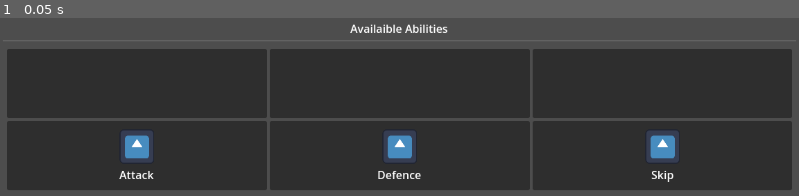
Above: before the commit, frame 1.
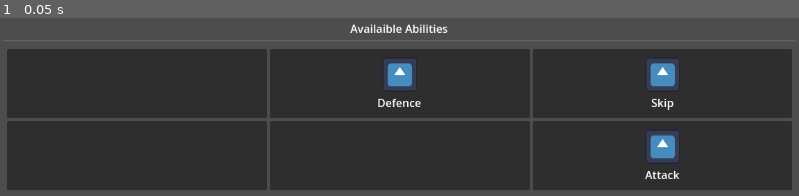
Above: after the commit, the same moment.

Repository: byKrem/WizardClip
Game: Godot game, scene res://Scenes/UI/abilities_menu.tscn
Two runs of this game, one before a commit and one after it. Both use one fixed random seed, a clock stepped at 60 frames per second and the inputs below. The project has no main scene, so this scene is started directly. The engine's default icon, where the game draws it, is replaced by a stand-in: a white triangle on a blue panel in a dark square.
Inputs:
- Up to frame 1 (0.05 s): no input

The runs differ from the first frame. In frame 1, 3.4% of the frame differs, in the area x 14-85%, y 23-93%.

Commit message:
Started creating battle screen

Diff:
--- /dev/null
+++ b/Scenes/Components/health_component.gd
@@ -0,0 +1,42 @@
+class_name HealthComponent
+extends Node
+
+signal health_run_out()
+signal health_lost(old_val: int, new_val: int)
+signal health_gain(old_val: int, new_val: int)
+signal health_changed(old_val: int, new_val: int)
+signal overheal(value : int)
+
+@export_category("Health Value")
+@export var max_health : int = 5
+
+var _current_health : int = 5
+
+func _ready() -> void:
+	_current_health = max_health
+
+func take_damage(damage : int):
+	_set_health_value(_current_health - damage)
+
+func heal_health(value : int):
+	_set_health_value(_current_health + value)
+
+func _set_health_value(new_value : int):
+	if new_value == _current_health:
+		return
+
+	var old_value = _current_health
+	_current_health = clampi(new_value, 0, max_health)
+
+	var health_difference = new_value - old_value
+
+	if health_difference < 0:
+		health_lost.emit(old_value, new_value)
+	else:
+		health_gain.emit(old_value, new_value)
+		if new_value > max_health:
+			overheal.emit(new_value - max_health)
+
+	health_changed.emit(old_value, _current_health)
+	if _current_health <= 0:
+		health_run_out.emit()
--- /dev/null
+++ b/Scenes/Components/health_component.tscn
@@ -0,0 +1,6 @@
+[gd_scene load_steps=2 format=3 uid="uid://udmb4o84e268"]
+
+[ext_resource type="Script" path="res://Scenes/Components/health_component.gd" id="1_1p63h"]
+
+[node name="HealthComponent" type="Node"]
+script = ExtResource("1_1p63h")
--- /dev/null
+++ b/Scenes/Entities/player.tscn
@@ -0,0 +1,27 @@
+[gd_scene load_steps=5 format=3 uid="uid://c2dd1rl2jugl0"]
+
+[ext_resource type="Script" uid="uid://b2k5luvuwc0p" path="res://Scripts/Player.gd" id="1_nqm6o"]
+[ext_resource type="Texture2D" uid="uid://kg25mk8ocp3g" path="res://Assets/Images/tmpChar2.png" id="2_qbyki"]
+[ext_resource type="PackedScene" uid="uid://udmb4o84e268" path="res://Scenes/Components/health_component.tscn" id="3_qbyki"]
+
+[sub_resource type="SpriteFrames" id="SpriteFrames_svftf"]
+animations = [{
+"frames": [{
+"duration": 1.0,
+"texture": ExtResource("2_qbyki")
+}],
+"loop": true,
+"name": &"default",
+"speed": 5.0
+}]
+
+[node name="Player" type="Node2D"]
+script = ExtResource("1_nqm6o")
+
+[node name="AnimatedSprite2D" type="AnimatedSprite2D" parent="."]
+scale = Vector2(10.5, 10.5)
+sprite_frames = SubResource("SpriteFrames_svftf")
+
+[node name="HealthComponent" parent="." instance=ExtResource("3_qbyki")]
+
+[node name="AnimationContoler" type="Node" parent="."]
--- /dev/null
+++ b/Scenes/GameScreens/battle_screen.gd
@@ -0,0 +1,17 @@
+extends Node2D
+
+var current_turn: int = 0
+
+var player: Player
+var enemies: Array[Enemy]
+
+var selected_clip : Clip
+var selected_enemy : Enemy
+
+func _use_selected_clip() -> void:
+	var abilities = selected_clip.get_abilities()
+
+	for ability in abilities:
+		if ability is BaseClipAbility:
+			ability.apply_effect(player)
+			ability.apply_on_enemy(selected_enemy)
--- /dev/null
+++ b/Scenes/GameScreens/battle_screen.tscn
@@ -0,0 +1,67 @@
+[gd_scene load_steps=6 format=3 uid="uid://bm4bcvtbyq2i"]
+
+[ext_resource type="PackedScene" uid="uid://c2dd1rl2jugl0" path="res://Scenes/Entities/player.tscn" id="1_7lyyc"]
+[ext_resource type="Script" uid="uid://cshbgbikaosbr" path="res://Scenes/GameScreens/battle_screen.gd" id="1_tojfu"]
+[ext_resource type="Texture2D" uid="uid://ddacfb2hfnwmw" path="res://Assets/Images/tmpChar1.png" id="2_k86ov"]
+[ext_resource type="Script" uid="uid://fbae0ss7bgvp" path="res://Scripts/Enemy.gd" id="4_o50yb"]
+[ext_resource type="PackedScene" uid="uid://ddbce83um8qp7" path="res://Scenes/UI/clip.tscn" id="5_anwhw"]
+
+[node name="BattleScreen" type="Node2D"]
+script = ExtResource("1_tojfu")
+
+[node name="Player" parent="." instance=ExtResource("1_7lyyc")]
+position = Vector2(240, 162)
+
+[node name="Enemy" type="Sprite2D" parent="."]
+position = Vector2(785, 176)
+scale = Vector2(11, 11)
+texture = ExtResource("2_k86ov")
+script = ExtResource("4_o50yb")
+
+[node name="Enemy2" type="Sprite2D" parent="."]
+position = Vector2(1015, 234)
+scale = Vector2(7.5625, 7.5625)
+texture = ExtResource("2_k86ov")
+script = ExtResource("4_o50yb")
+
+[node name="UI" type="CanvasLayer" parent="."]
+
+[node name="Clip" parent="UI" instance=ExtResource("5_anwhw")]
+anchors_preset = 7
+anchor_left = 0.5
+anchor_top = 1.0
+anchor_right = 0.5
+anchor_bottom = 1.0
+offset_left = -61.0
+offset_top = -223.0
+offset_right = -61.0
+offset_bottom = -223.0
+grow_vertical = 0
+
+[node name="Button" type="Button" parent="UI"]
+offset_left = 935.0
+offset_top = 477.0
+offset_right = 1080.0
+offset_bottom = 567.0
+text = "End turn"
+
+[node name="Label" type="Label" parent="UI"]
+offset_left = 219.0
+offset_top = 362.0
+offset_right = 259.0
+offset_bottom = 385.0
+text = "Hp: 5"
+
+[node name="Label2" type="Label" parent="UI"]
+offset_left = 762.0
+offset_top = 356.0
+offset_right = 802.0
+offset_bottom = 379.0
+text = "Hp: 3"
+
+[node name="Label3" type="Label" parent="UI"]
+offset_left = 996.0
+offset_top = 362.0
+offset_right = 1036.0
+offset_bottom = 385.0
+text = "Hp: 5"
--- a/Scenes/UI/Inventory.gd
+++ b/Scenes/UI/Inventory.gd
@@ -1,4 +1,7 @@
 extends MarginContainer
+class_name AbilityInventory
+
+# TODO: Keep track of what abilities contains
 
 # In context of [AbilityCell] entity this variable is [AbilityCell] itself
 # So it can be showed or hided
@@ -12,3 +15,13 @@
 			if data_backup != null:
 				data_backup.preview_data.show()
 				data_backup = null
+
+func get_abilities() -> Array[BaseClipAbility]:
+	var ability_dices: Array[Node] = $GridContainer.get_children()
+	var result: Array[BaseClipAbility]
+
+	for ability_dice in ability_dices:
+		if ability_dice is AbilityDice:
+			result.append(ability_dice.ClipAbility)
+
+	return result
--- a/Scenes/UI/abilities_menu.tscn
+++ b/Scenes/UI/abilities_menu.tscn
@@ -1,32 +1,32 @@
 [gd_scene load_steps=10 format=3 uid="uid://1v5rk50a5o1h"]
 
-[ext_resource type="Script" uid="uid://fp6053itktyh" path="res://Scenes/UI/Inventory.gd" id="1_8f6cr"]
+[ext_resource type="PackedScene" uid="uid://cr0njc1ragx4x" path="res://Scenes/UI/ability_inventory.tscn" id="1_8f6cr"]
 [ext_resource type="PackedScene" uid="uid://wbcmkviyhf7t" path="res://Scenes/UI/ability_dice.tscn" id="1_lb5qx"]
 [ext_resource type="Script" uid="uid://b73did8tphcyv" path="res://Scripts/ClipAbilities/AttackAbility.gd" id="2_tgjrc"]
 [ext_resource type="Script" uid="uid://dx48enfgcnswf" path="res://Scripts/ClipAbilities/DefenceAbility.gd" id="3_7r1uo"]
 [ext_resource type="Texture2D" uid="uid://c6mlblookc0qg" path="res://icon.svg" id="3_8f6cr"]
 [ext_resource type="Script" uid="uid://dnysjqws160cu" path="res://Scripts/ClipAbilities/SkipAbility.gd" id="4_8f6cr"]
 
-[sub_resource type="Resource" id="Resource_tgjrc"]
+[sub_resource type="Resource" id="Resource_wwa22"]
+script = ExtResource("3_7r1uo")
+value = 5
+name = "Defence"
+weight = 1
+metadata/_custom_type_script = "uid://dx48enfgcnswf"
+
+[sub_resource type="Resource" id="Resource_ecsbu"]
+script = ExtResource("4_8f6cr")
+name = "Skip"
+weight = -1
+metadata/_custom_type_script = "uid://dnysjqws160cu"
+
+[sub_resource type="Resource" id="Resource_x1dij"]
 script = ExtResource("2_tgjrc")
 value = 2
 texture = ExtResource("3_8f6cr")
 name = "Attack"
 weight = 2
 metadata/_custom_type_script = "uid://b73did8tphcyv"
-
-[sub_resource type="Resource" id="Resource_7r1uo"]
-script = ExtResource("3_7r1uo")
-value = 5
-name = "Defence"
-weight = 1
-metadata/_custom_type_script = "uid://dx48enfgcnswf"
-
-[sub_resource type="Resource" id="Resource_8f6cr"]
-script = ExtResource("4_8f6cr")
-name = "Skip"
-weight = -1
-metadata/_custom_type_script = "uid://dnysjqws160cu"
 
 [node name="AbilitiesMenu" type="MarginContainer"]
 anchors_preset = 15
@@ -57,36 +57,28 @@
 layout_mode = 2
 theme_override_constants/separation = 5
 
-[node name="MarginContainer" type="MarginContainer" parent="VBoxContainer"]
-layout_mode = 2
-size_flags_vertical = 3
-theme_override_constants/margin_left = 5
-theme_override_constants/margin_top = 5
-theme_override_constants/margin_right = 5
-theme_override_constants/margin_bottom = 5
-script = ExtResource("1_8f6cr")
-
-[node name="GridContainer" type="GridContainer" parent="VBoxContainer/MarginContainer"]
-layout_mode = 2
-columns = 3
-
-[node name="AbilityDice" parent="VBoxContainer/MarginContainer/GridContainer" instance=ExtResource("1_lb5qx")]
+[node name="AbilityInventory" parent="VBoxContainer" instance=ExtResource("1_8f6cr")]
 layout_mode = 2
 
-[node name="AbilityDice4" parent="VBoxContainer/MarginContainer/GridContainer" instance=ExtResource("1_lb5qx")]
+[node name="AbilityDice" parent="VBoxContainer/AbilityInventory/GridContainer" index="0" instance=ExtResource("1_lb5qx")]
 layout_mode = 2
 
-[node name="AbilityDice5" parent="VBoxContainer/MarginContainer/GridContainer" instance=ExtResource("1_lb5qx")]
+[node name="AbilityDice2" parent="VBoxContainer/AbilityInventory/GridContainer" index="1" instance=ExtResource("1_lb5qx")]
+layout_mode = 2
+ClipAbility = SubResource("Resource_wwa22")
+
+[node name="AbilityDice3" parent="VBoxContainer/AbilityInventory/GridContainer" index="2" instance=ExtResource("1_lb5qx")]
+layout_mode = 2
+ClipAbility = SubResource("Resource_ecsbu")
+
+[node name="AbilityDice4" parent="VBoxContainer/AbilityInventory/GridContainer" index="3" instance=ExtResource("1_lb5qx")]
 layout_mode = 2
 
-[node name="AbilityDice6" parent="VBoxContainer/MarginContainer/GridContainer" instance=ExtResource("1_lb5qx")]
+[node name="AbilityDice5" parent="VBoxContainer/AbilityInventory/GridContainer" index="4" instance=ExtResource("1_lb5qx")]
 layout_mode = 2
-ClipAbility = SubResource("Resource_tgjrc")
 
-[node name="AbilityDice2" parent="VBoxContainer/MarginContainer/GridContainer" instance=ExtResource("1_lb5qx")]
+[node name="AbilityDice6" parent="VBoxContainer/AbilityInventory/GridContainer" index="5" instance=ExtResource("1_lb5qx")]
 layout_mode = 2
-ClipAbility = SubResource("Resource_7r1uo")
+ClipAbility = SubResource("Resource_x1dij")
 
-[node name="AbilityDice3" parent="VBoxContainer/MarginContainer/GridContainer" instance=ExtResource("1_lb5qx")]
-layout_mode = 2
-ClipAbility = SubResource("Resource_8f6cr")
+[editable path="VBoxContainer/AbilityInventory"]
--- /dev/null
+++ b/Scenes/UI/ability_inventory.tscn
@@ -0,0 +1,15 @@
+[gd_scene load_steps=2 format=3 uid="uid://cr0njc1ragx4x"]
+
+[ext_resource type="Script" uid="uid://fp6053itktyh" path="res://Scenes/UI/Inventory.gd" id="1_o5h7s"]
+
+[node name="AbilityInventory" type="MarginContainer"]
+size_flags_vertical = 3
+theme_override_constants/margin_left = 5
+theme_override_constants/margin_top = 5
+theme_override_constants/margin_right = 5
+theme_override_constants/margin_bottom = 5
+script = ExtResource("1_o5h7s")
+
+[node name="GridContainer" type="GridContainer" parent="."]
+layout_mode = 2
+columns = 3
--- /dev/null
+++ b/Scenes/UI/clip.gd
@@ -0,0 +1,23 @@
+extends Panel
+class_name Clip
+
+@onready var ability_inventory: AbilityInventory = $AbilityInventory
+
+# TODO: If in battle state lock drag'n'drop for ability dices
+# And make drag'n'drop for entire clip (Selected clip -> Selected Enemy)
+
+# TODO: Create resource strategy for abilities modifiers
+var clip_effect
+
+func get_abilities() -> Array[BaseClipAbility]:
+	var abilities = ability_inventory.get_abilities()
+
+	# TODO: If I want to make abilities that applies their effect on other
+	# abilities, I can check for them first
+
+	for ability in abilities:
+		if ability is BaseClipAbility:
+			# TODO: Make stategies for abilities modifiers
+			pass
+
+	return abilities
--- /dev/null
+++ b/Scenes/UI/clip.tscn
@@ -0,0 +1,31 @@
+[gd_scene load_steps=4 format=3 uid="uid://ddbce83um8qp7"]
+
+[ext_resource type="PackedScene" uid="uid://wbcmkviyhf7t" path="res://Scenes/UI/ability_dice.tscn" id="1_mchha"]
+[ext_resource type="Script" uid="uid://dd0otapspmn3q" path="res://Scenes/UI/clip.gd" id="1_tmx23"]
+[ext_resource type="PackedScene" uid="uid://cr0njc1ragx4x" path="res://Scenes/UI/ability_inventory.tscn" id="2_hhg52"]
+
+[node name="Clip" type="Panel"]
+anchors_preset = -1
+anchor_right = 0.095
+anchor_bottom = 0.332
+offset_right = 0.55999
+offset_bottom = -0.136017
+grow_horizontal = 2
+grow_vertical = 2
+size_flags_horizontal = 3
+size_flags_vertical = 3
+script = ExtResource("1_tmx23")
+
+[node name="AbilityInventory" parent="." instance=ExtResource("2_hhg52")]
+layout_mode = 0
+
+[node name="GridContainer" parent="AbilityInventory" index="0"]
+columns = 1
+
+[node name="AbilityDice" parent="AbilityInventory/GridContainer" index="0" instance=ExtResource("1_mchha")]
+layout_mode = 2
+
+[node name="AbilityDice2" parent="AbilityInventory/GridContainer" index="1" instance=ExtResource("1_mchha")]
+layout_mode = 2
+
+[editable path="AbilityInventory"]
--- a/Scripts/Player.gd
+++ b/Scripts/Player.gd
@@ -1,4 +1,11 @@
 class_name Player
-extends Node
+extends Node2D
 
+@onready var health_component: HealthComponent = $HealthComponent
 ## TODO: Fill class
+
+func _ready() -> void:
+	health_component.health_run_out.connect(_die)
+
+func _die() -> void:
+	self.queue_free.call_deferred()
--- a/project.godot
+++ b/project.godot
@@ -24,5 +24,6 @@
 
 [rendering]
 
+textures/canvas_textures/default_texture_filter=0
 renderer/rendering_method="gl_compatibility"
 renderer/rendering_method.mobile="gl_compatibility"
Binary file added: Assets/Images/tmpChar1.png
Not shown, added: Assets/Images/tmpChar1.png.import
Binary file added: Assets/Images/tmpChar2.png
Not shown, added: Assets/Images/tmpChar2.png.import
Not shown, added: Scenes/Components/health_component.gd.uid
Not shown, added: Scenes/GameScreens/battle_screen.gd.uid
Not shown, added: Scenes/UI/clip.gd.uid
